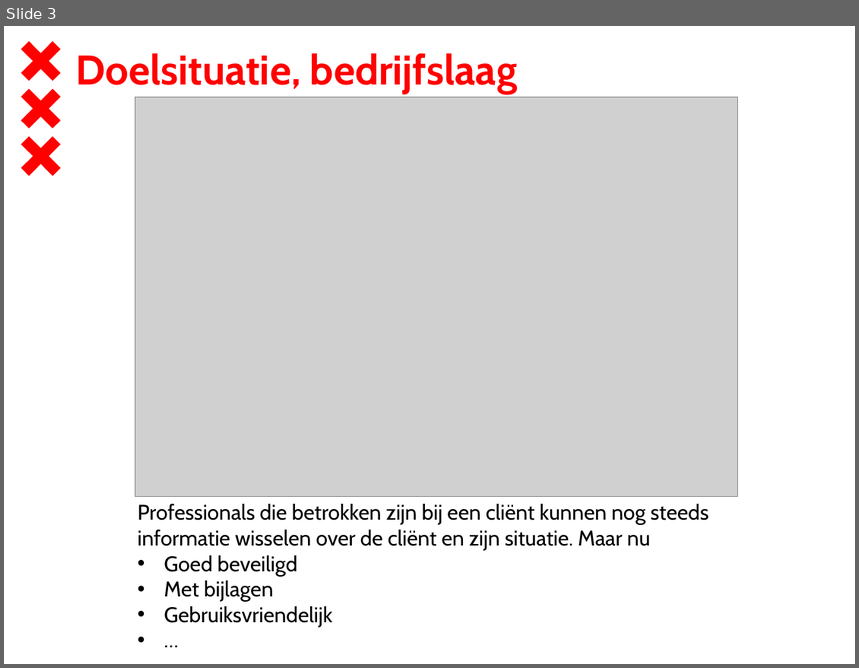
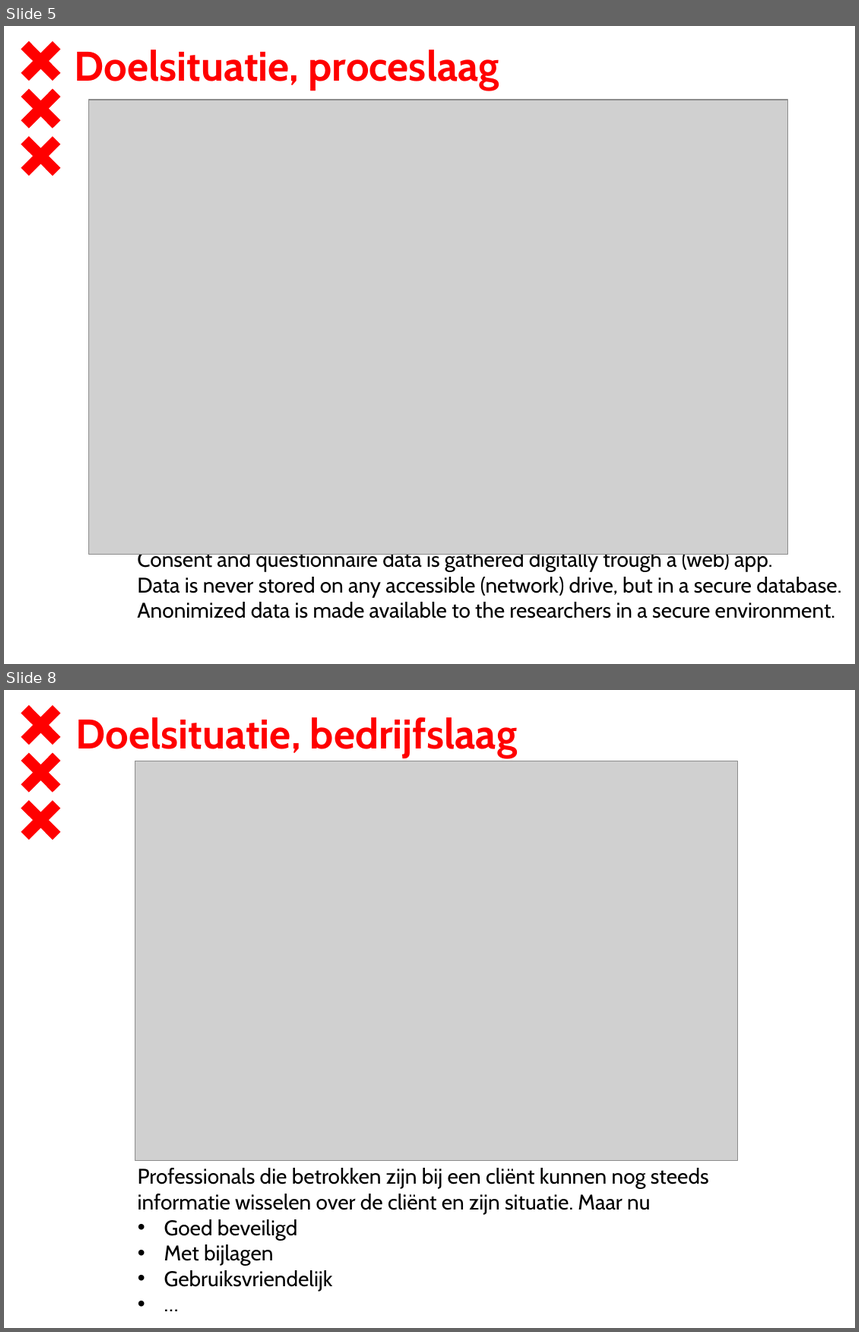
Before and after one commit to dt020/GGD, a slide deck: Architectuurcontext - Sarphati.pptx. Shown one above the other, each under a label of ours: slide 3 before the commit, slides 5 and 8 after it; the slides between them are not shown. The pictures are 859x668 and 859x1332 pixels, drawn with LibreOffice and Linux fonts; fonts in the diff are those of the drawing; grey boxes stand for pictures; background and template pictures are left out. Boxes give left, top, right and bottom in pixels: in the first picture for what was removed or moved away, otherwise in the second. Text is boxed around its words. In the diff, an @@ line names an element or a change of style, - is before the commit and + after.

```diff
--- a/Architectuurcontext - Sarphati.pptx
+++ b/Architectuurcontext - Sarphati.pptx
@@ slide 5 added at box(4, 26, 855, 664), background #FFFFFF; not listed: 3 template elements that a slide beside it also shows @@
@@ text added at box(75, 50, 500, 90), 35 pt, text #FF0000, bold @@
+Doelsituatie, proceslaag
@@ picture added at box(88, 100, 788, 555) @@
@@ text added at box(137, 550, 842, 619), 18 pt, text #000000 @@
+Consent and questionnaire data is gathered digitally trough a (web) app.
+Data is never stored on any accessible (network) drive, but in a secure database.
+Anonimized data is made available to the researchers in a secure environment.
@@ what was slide 3 is now slide 8 @@
```
Also in this commit, not shown: 2 slides changed, 5 other slides added, 2 slides removed, 2 other files.
